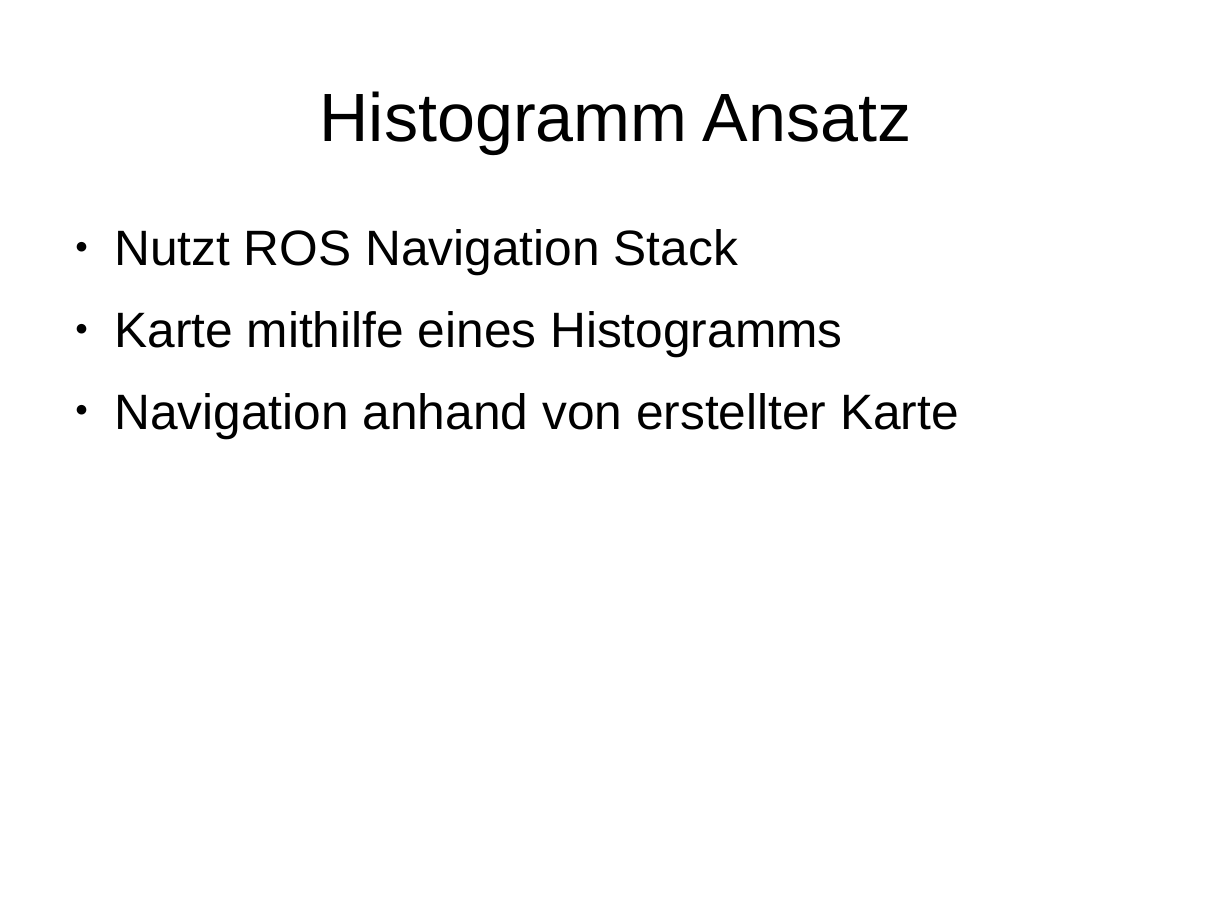
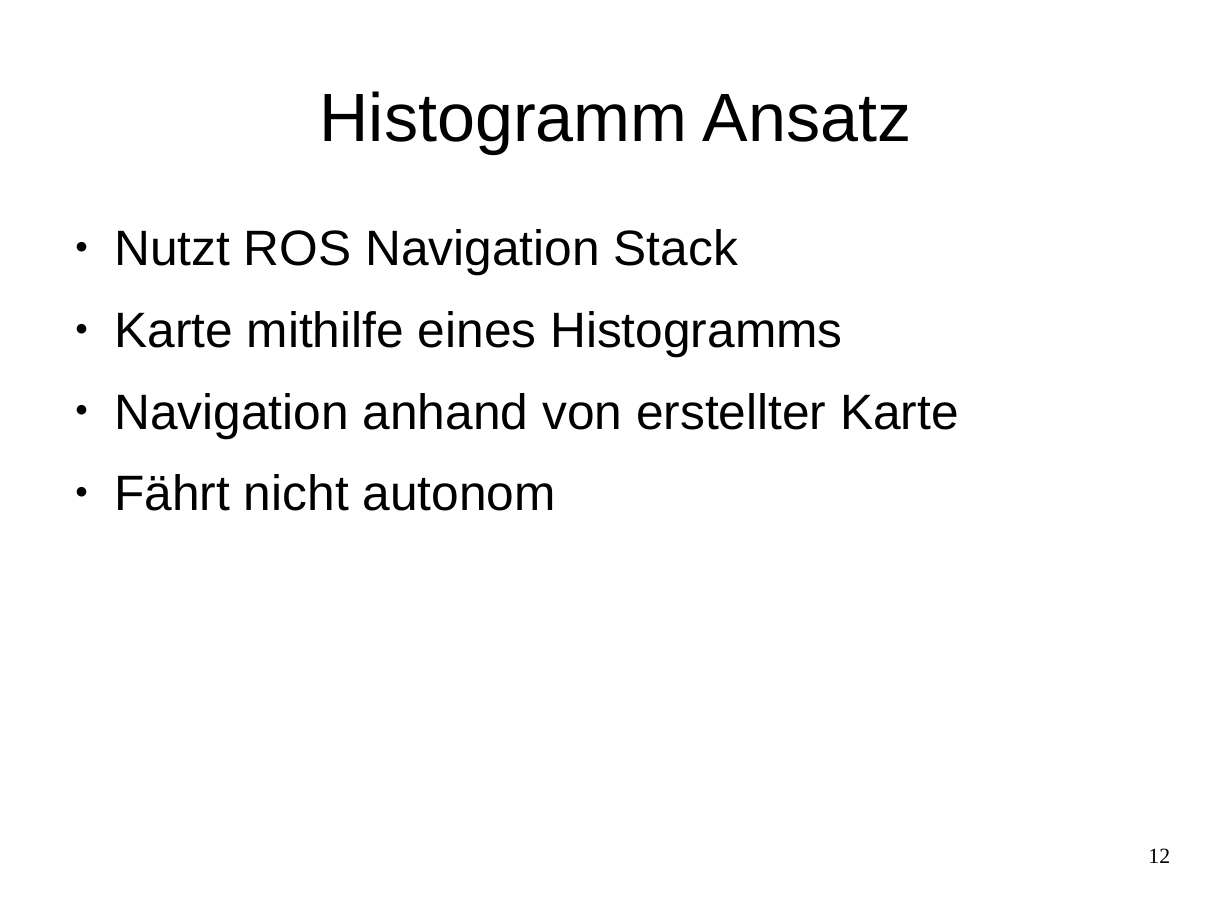
Before and after one commit to Smart-Minotaur/nxt_minotaur, a slide deck: slide 12 of doc/Präsentation.odp (slide 13 before the commit). Drawn at 1232x924 pixels with LibreOffice and Linux fonts; fonts in the diff are those of the drawing. Boxes give left, top, right and bottom in pixels: in the first picture for what was removed or moved away, otherwise in the second. Text is boxed around its words. In the diff, an @@ line names an element or a change of style, - is before the commit and + after.

```diff
--- a/doc/Präsentation.odp
+++ b/doc/Präsentation.odp
@@ text at (114, 474, 556, 511): paragraph added @@
+● Fährt nicht autonom
@@ page number added at (1148, 848, 1170, 863), 14 pt, text #000000 @@
+12
```
Also in this commit, not shown: 18 other slides changed, 6 slides added, 3 slides removed.
